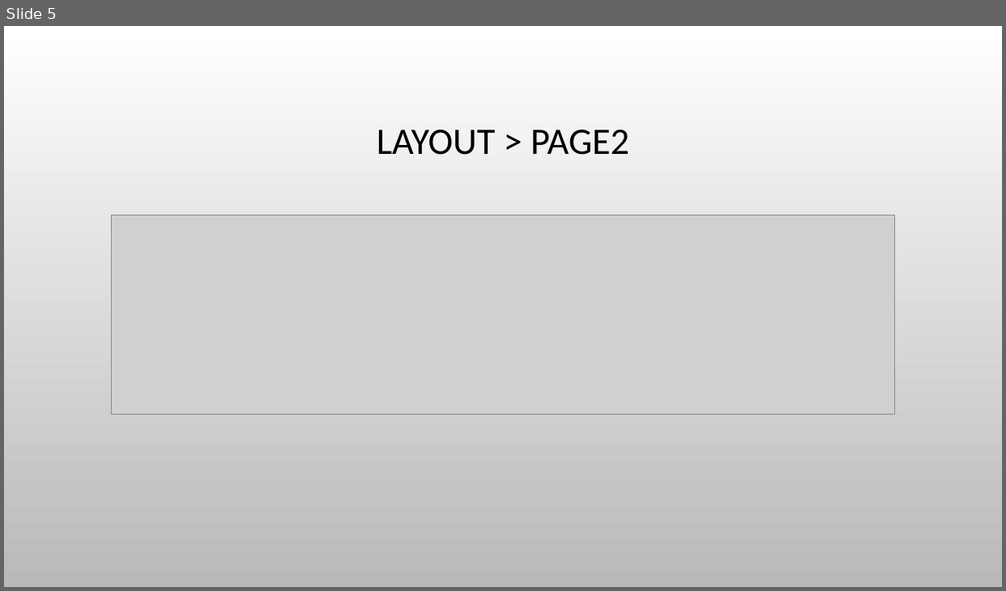
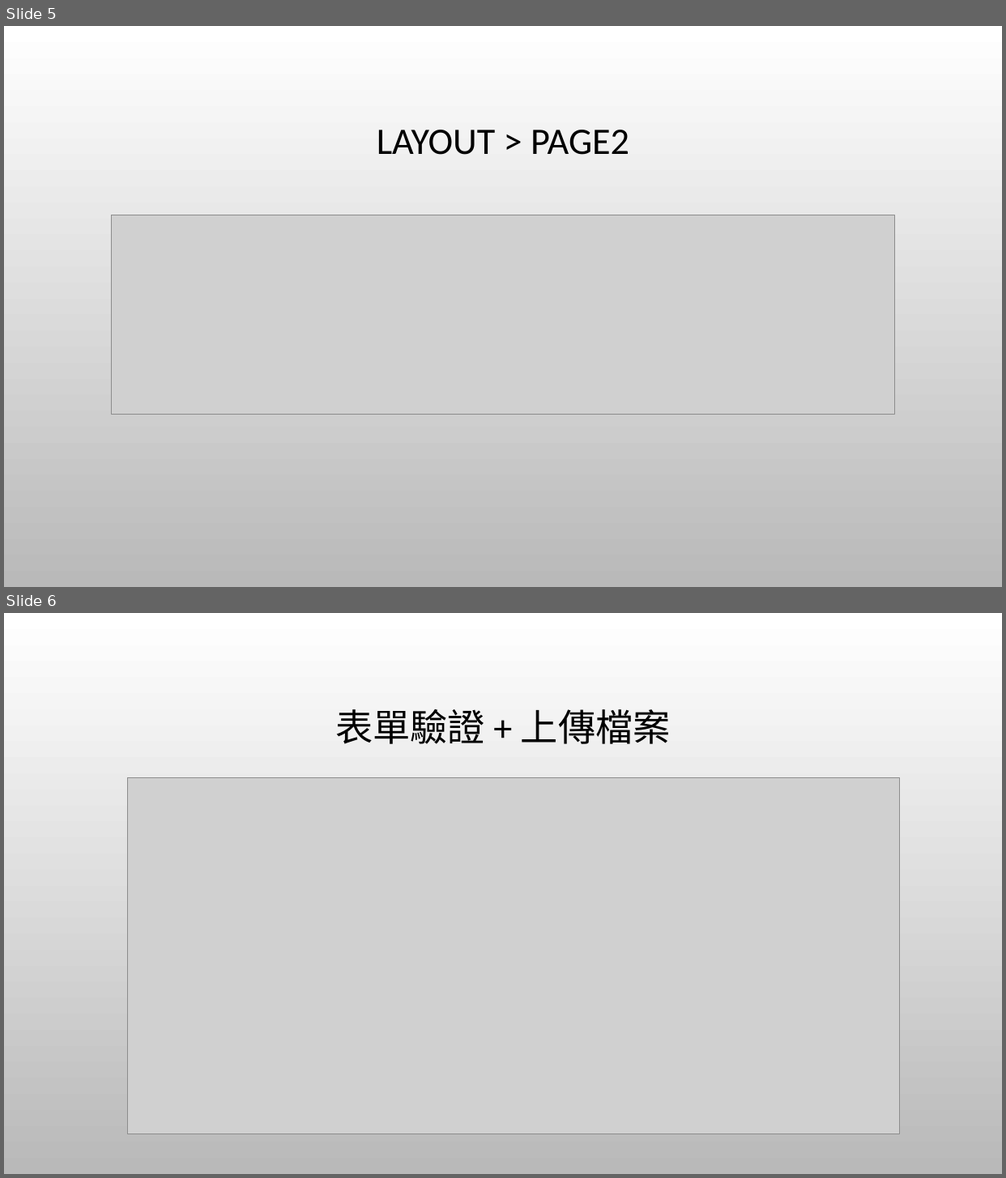
Before and after one commit to aweit-zhu/aweit-share, a slide deck: Java 相關/LayoutDemo.pptx. Shown one above the other, each under a label of ours: slide 5 before the commit, slides 5 and 6 after it. The pictures are 1006x591 and 1006x1178 pixels, drawn with LibreOffice and Linux fonts; fonts in the diff are those of the drawing; grey boxes stand for pictures; background and template pictures are left out. Boxes give left, top, right and bottom in pixels: in the first picture for what was removed or moved away, otherwise in the second. Text is boxed around its words. In the diff, an @@ line names an element or a change of style, - is before the commit and + after.

```diff
--- a/Java 相關/LayoutDemo.pptx
+++ b/Java 相關/LayoutDemo.pptx
@@ slide 6 added at <box>4,613,1002,1174</box>, background picture (left out) @@
@@ title added at <box>335,709,671,744</box>, 36 pt, text #000000 @@
+表單驗證 + 上傳檔案
@@ picture added at <box>128,777,900,1134</box> @@
```
Also in this commit, not shown: 1 slide changed.
